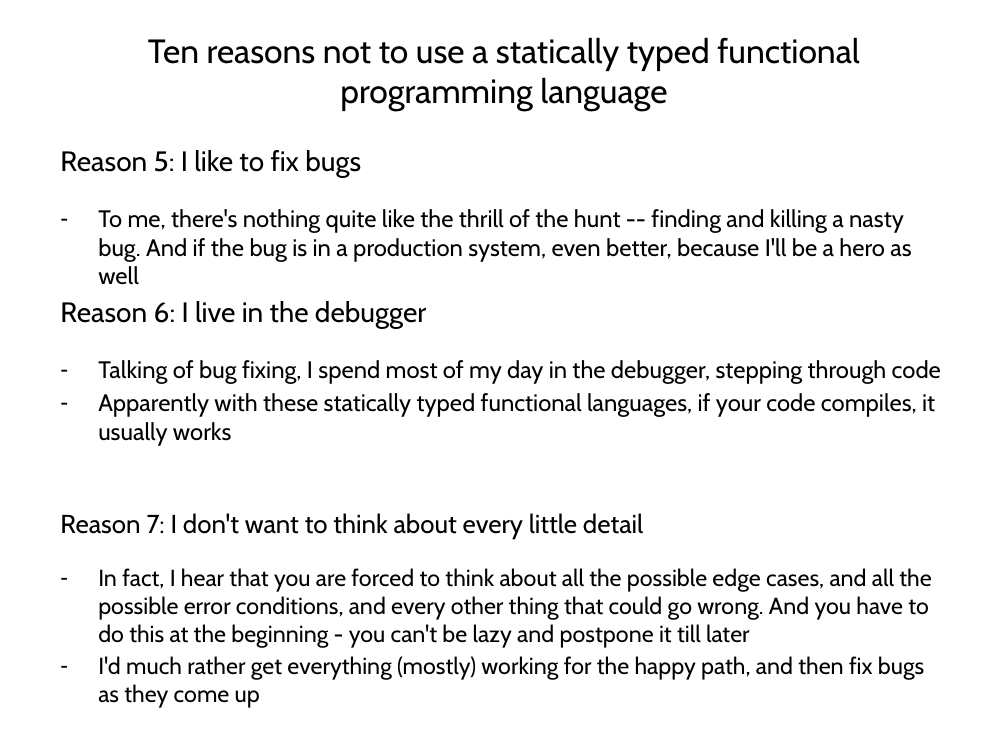
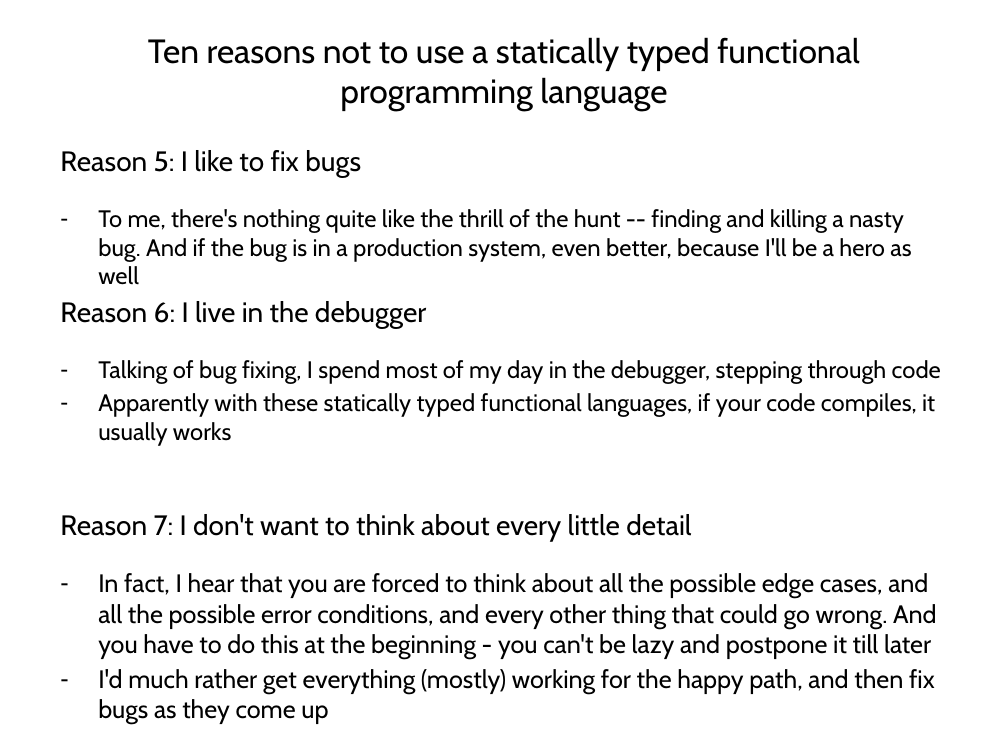
Before and after one commit to vba/presentations, a slide deck: slide 6 of fsharp/part1/presentation.pptx. Drawn at 1008x756 pixels with LibreOffice and Linux fonts; fonts in the diff are those of the drawing. Boxes give left, top, right and bottom in pixels: in the first picture for what was removed or moved away, otherwise in the second. Text is boxed around its words. In the diff, an @@ line names an element or a change of style, - is before the commit and + after.

```diff
--- a/fsharp/part1/presentation.pptx
+++ b/fsharp/part1/presentation.pptx
@@ text "Reason 7: I don't want ..." at box(60, 514, 937, 724): size 18.5 to 20 pt in "Reason 7: I don't want to think ..."; size 16.6 to 18 pt in "In fact, I hear that you are ...", "I'd much rather get everything (mostly) working ..." @@
```
Also in this commit, not shown: 1 other slide changed, 2 other files.
